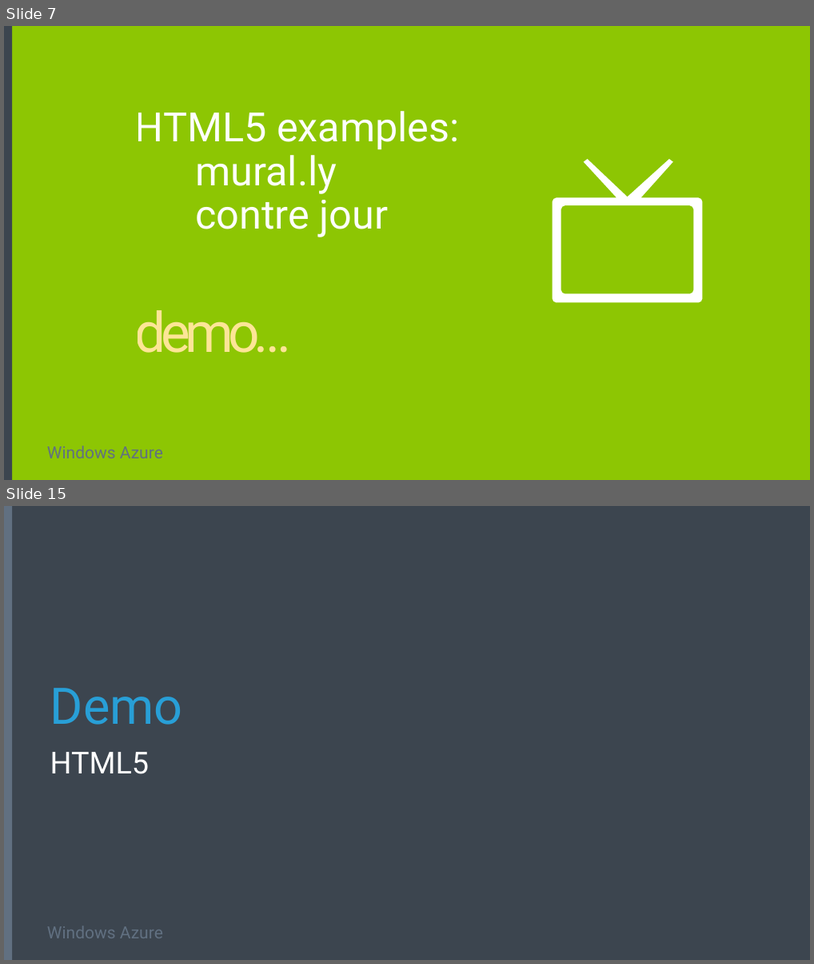
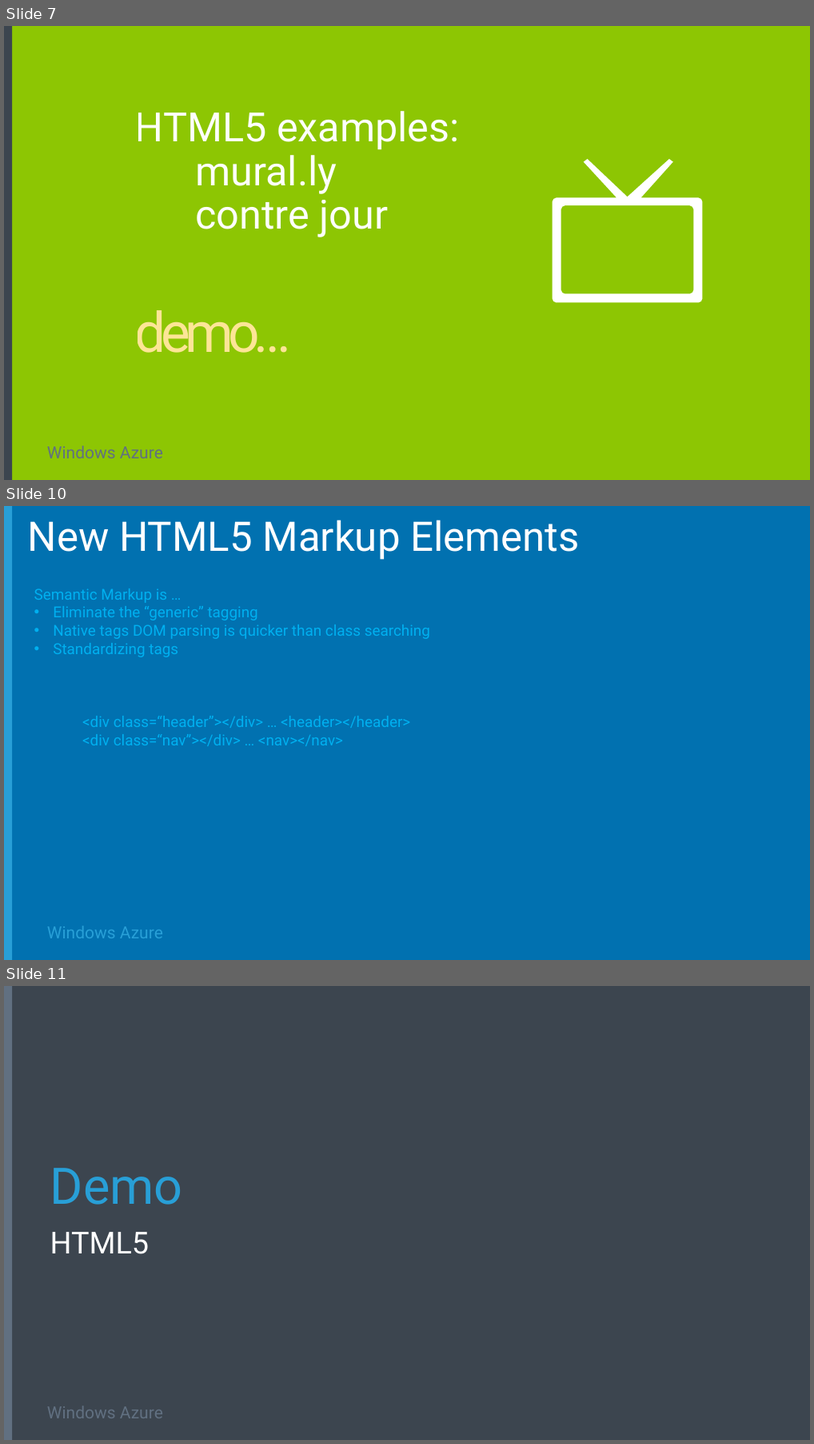
Before and after one commit to Microsoft-Web/DECK-Modern-Web-Front-Ends, a slide deck: 4-Modern-web-front-ends.pptx. Shown one above the other, each under a label of ours: slides 7 and 15 before the commit, slides 7, 10 and 11 after it; the slides between them are not shown. The pictures are 814x964 and 814x1444 pixels, drawn with LibreOffice and Linux fonts; fonts in the diff are those of the drawing; background and template pictures are left out. Boxes give left, top, right and bottom in pixels: in the first picture for what was removed or moved away, otherwise in the second. Text is boxed around its words. In the diff, an @@ line names an element or a change of style, - is before the commit and + after.

```diff
--- a/4-Modern-web-front-ends.pptx
+++ b/4-Modern-web-front-ends.pptx
@@ slide 10 added at bbox=[4, 506, 810, 960], background #0171B0 @@
@@ rectangle added at bbox=[4, 506, 12, 960], fill #289FD7 @@
@@ title added at bbox=[28, 520, 579, 560], 48.6 pt, text #FFFFFF @@
+New HTML5 Markup Elements
@@ text added at bbox=[34, 588, 430, 657], 18 pt, text #00B0F0 @@
+Semantic Markup is …
+• Eliminate the “generic” tagging
+• Native tags DOM parsing is quicker than class searching
+• Standardizing tags
@@ text added at bbox=[82, 716, 410, 746], 18 pt, text #00B0F0 @@
+<div class=“header”></div> … <header></header>
+<div class=“nav”></div> … <nav></nav>
@@ text added at bbox=[47, 926, 163, 938], 20 pt, text #289FD7 @@
+Windows Azure
@@ what was slide 15 is now slide 11 @@
```
Also in this commit, not shown: 15 slides changed, 1 other slide added, 1 slide removed, 1 other file.
